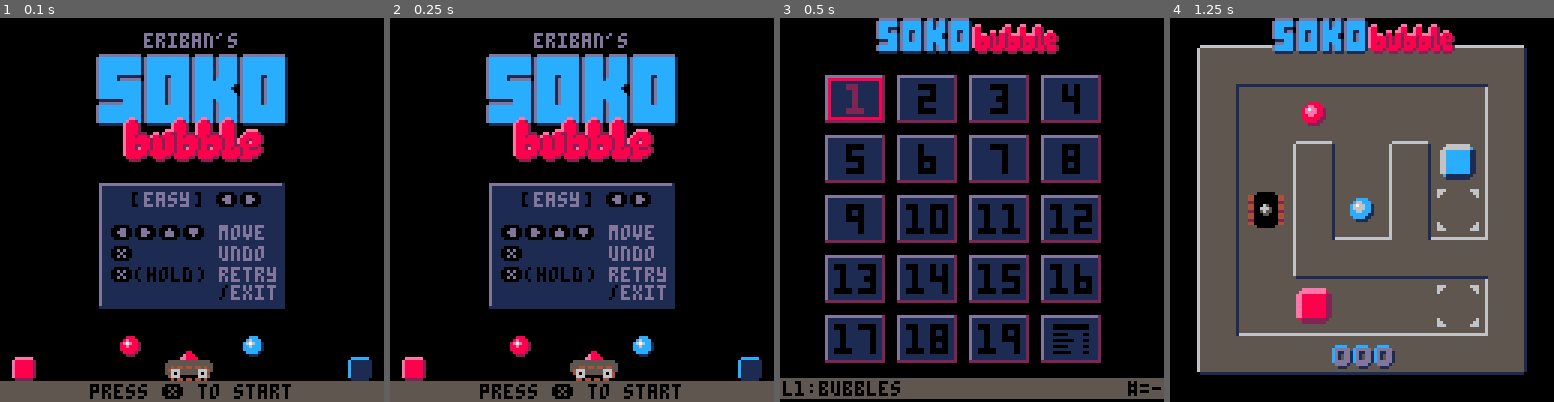
Above: before the commit, frames 1-4 (left to right).
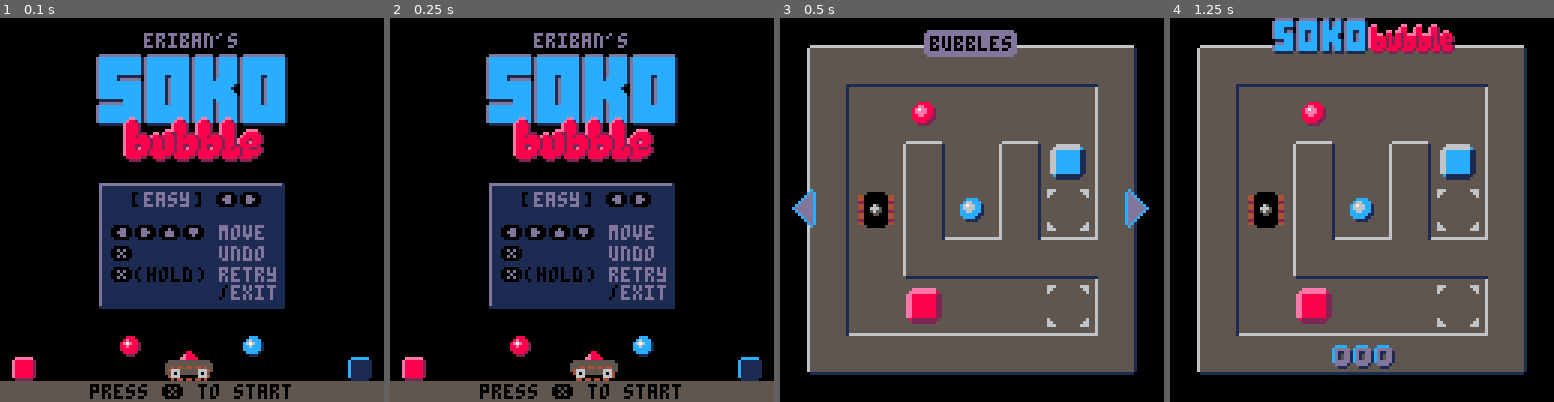
Above: after the commit, the same moments.

Repository: erwinbonsma/SokoBubbleP8
Game: PICO-8 cartridge sokobubble.p8
Two runs of this game, one before a commit and one after it. Both use one fixed random seed, a clock stepped at 60 frames per second and the inputs below.
Inputs:
- Up to frame 1 (0.1 s): no input
- Up to frame 2 (0.25 s): no input
- Up to frame 3 (0.5 s): tap X (X key) at 0.33 s
- Up to frame 4 (1.25 s): tap O (Z key) at 0.7 s; tap X (X key) at 1.07 s

Frames 1-2 are identical in both runs. In frame 3, 80% of the frame differs, in the area x 0-100%, y 0-100%; in frame 4, nothing differs.

Commit message:
Replace level menu by level preview with switch animation

Diff:
--- a/sokobubble.p8
+++ b/sokobubble.p8
@@ -481,108 +481,129 @@
  return dget(1+level_id(lvl_idx))
 end
 
+function draw_lvl_name(
+ lvl,y
+)
+ local s=lvl.lvl_def.name
+ local xmin=64-#s*2
+ local xmax=62+#s*2
+ rectfill(
+  xmin-2,y+1,xmax+2,y+7,13
+ )
+ line(xmin-1,y,xmax+1,y)
+ line(xmin-1,y+8,xmax+1,y+8)
+ print(s,xmin,y+2,0)
+end
+
+function level_switch_anim(args)
+ local state=args[1]
+
+ sfx(1)
+
+ for i=3,-8,-1 do
+  state.name_y=i
+  yield()
+ end
+ state.name_y=nil
+
+ for i=0,128,4 do
+  state.offset=i
+  yield()
+ end
+
+ for i=-7,3 do
+  state.name_y=i
+  yield()
+ end
+end
+
+function animate_lvl_switch(
+ lvl_l,lvl_r,l2r
+)
+ local state={offset=0}
+ local anim=cowrap(
+  "level_switch",
+  level_switch_anim,
+  state
+ )
+ anim.draw=function()
+  local offset=(
+   l2r and state.offset
+   or 128-state.offset
+  )
+
+  lvl_l:draw(-offset)
+  lvl_r:draw(128-offset)
+
+  if state.name_y then
+   local lvl=(
+    offset<64 and lvl_l or lvl_r
+   )
+   draw_lvl_name(
+    lvl,state.name_y
+   )
+  end
+ end
+
+ return anim
+end
+
 levelmenu={}
 function levelmenu:new()
  local o=new_object(self)
 
- o.ncols=4
- o.nrows=(
-  #level_defs+o.ncols-1
- )\o.ncols
- o.cx=0
- o.cy=0
+ o.lvl=level:new(1)
 
  return o
 end
 
-function levelmenu:_lvl_idx(x,y)
- local idx=1+y*4+x
- if idx>#level_defs then
-  idx=nil
- end
- return idx
-end
-
 function levelmenu:update()
- local cx=self.cx
- local cy=self.cy
-
+ if self.anim then
+  if coinvoke(self.anim) then
+   self.anim=nil
+  end
+  return
+ end
+
+ if btnp(❎) then
+  start_level(self.lvl.idx)
+  return
+ end
+
+ local max_idx=_stats.max_lvl_idx
  if btnp(➡️) then
-  cx=(cx+1)%self.ncols
+  local nxt_lvl=level:new(
+   1+(self.lvl.idx)%max_idx
+  )
+  self.anim=animate_lvl_switch(
+   self.lvl,nxt_lvl,true
+  )
+  self.lvl=nxt_lvl
  elseif btnp(⬅️) then
-  cx=(cx+self.ncols-1)%self.ncols
- elseif btnp(⬆️) then
-  cy=(cy+self.nrows-1)%self.nrows
- elseif btnp(⬇️) then
-  cy=(cy+1)%self.nrows
- else
-  if btnp(❎) then
-   local lvl_idx=self:_lvl_idx(
-    cx,cy
-   )
-   if lvl_idx<#level_defs then
-    start_level(lvl_idx)
-   else
-    scene=_statsview
-   end
-  end
-  return
- end
-
- local lvl_idx=self:_lvl_idx(
-  cx,cy
- )
- if lvl_idx==nil then
-  sfx(1)
-  return
- end
- if (
-  lvl_idx<=_stats.max_lvl_idx
- ) then
-  sfx(0)
-  self.cx=cx
-  self.cy=cy
- else
-  sfx(1)
-  return
- end
+  local nxt_lvl=level:new(
+   1+(
+    self.lvl.idx+max_idx-2
+   )%max_idx
+  )
+  self.anim=animate_lvl_switch(
+   nxt_lvl,self.lvl,false
+  )
+  self.lvl=nxt_lvl
+ end
+ self.lvl.hide_score=true
 end
 
 function levelmenu:draw()
  cls()
 
- spr(134,32,0,8,2)
-
- for i=1,#level_defs do
-  local row=(i-1)\self.ncols
-  local col=(i-1)%self.ncols
-
-  local x=col*24+16
-  local y=row*20+20
-  local focus=(
-   col==self.cx and row==self.cy
-  )
-
-  rect3d(x,y,x+17,y+13,1,13,2)
-
-  local s=""..i
-  local c=0
-  if i==_stats.max_lvl_idx then
-   c=2
-  elseif i<_stats.max_lvl_idx then
-   c=12
-  end
-  if i<#level_defs then
-   printbig(s,x+10-#s*4,y+2,c)
-  else
-   pal(5,c)
-   spr(142,x+1,y+1,2,2)
-   pal()
-  end
-  if focus then
-   draw_level_info(i,120)
-   rect(x,y,x+17,y+13,8)
-  end
+ if self.anim then
+  self.anim:draw()
+ else
+  self.lvl:draw()
+  draw_lvl_name(self.lvl,4)
+
+  spr(142,4,56,1,2)
+  spr(143,115,56,1,2)
  end
 end
 
@@ -1066,7 +1087,7 @@
  end
 end
 
-function player:draw(lvl)
+function player:draw(x0,y0)
  local d=(self.rot%90+15)\30
  local o=(self.rot%180)\90
  local si
@@ -1097,10 +1118,7 @@
  end
 
  spr(
-  si,
-  lvl.sx0+self.sx,
-  lvl.sy0+self.sy,
-  2,2
+  si,x0+self.sx,y0+self.sy,2,2
  )
  pal()
 end
@@ -1211,11 +1229,15 @@
  return s
 end
 
-function level:_draw_floor()
+function level:_draw_floor(
+ x0,y0
+)
+ local xmax=x0+self.ncols*16-1
+ local ymax=y0+self.nrows*16-1
  for x=0,self.ncols-1 do
+  local sx=x0+x*16
   for y=0,self.nrows-1 do
-   local sx=self.sx0+x*16
-   local sy=self.sy0+y*16
+   local sy=y0+y*16
 
    local si=self:_sprite(x,y)
    if si==34 then
@@ -1223,7 +1245,10 @@
     --use padding to also fix
     --nearby beveled corners
     rectfill(
-     sx-8,sy-8,sx+24,sy+24,0
+     max(x0,sx-8),
+     max(y0,sy-8),
+     min(xmax,sx+24),
+     min(ymax,sy+24),0
     )
    elseif fget(si,flag_tgt) then
     local c=tgt_color(si)
@@ -1244,11 +1269,13 @@
  end
 end
 
-function level:_draw_walls()
+function level:_draw_walls(
+ x0,y0
+)
  for x=0,self.ncols-1 do
+  local sx=x0+x*ss
   for y=0,self.nrows-1 do
-   local sx=self.sx0+x*ss
-   local sy=self.sy0+y*ss
+   local sy=y0+y*ss
 
    local si=self:_sprite(x,y)
    if fget(si,flag_wall) then
@@ -1270,13 +1297,15 @@
  end
 end
 
-function level:_draw_score()
+function level:_draw_score(
+ x_offset
+)
  if self.lvl_def.hide_score then
   return
  end
 
  local s=self.mov_cnt
- local x=67
+ local x=67+x_offset
  local y=53+8*self.nrows
 
  local hi=stats:get_hi(self.idx)
@@ -1303,7 +1332,9 @@
  pal()
 end
 
-function level:_draw_boxes()
+function level:_draw_boxes(
+ x0,y0
+)
  for box in all(self.boxes) do
   local c
   if (
@@ -1318,53 +1349,50 @@
   end
   bubble_pal(c)
   spr(
-   160,
-   self.sx0+box.sx,
-   self.sy0+box.sy,
-   2,2
+   160,x0+box.sx,y0+box.sy,2,2
   )
  end
  bubble_pal()
 end
 
-function level:draw_bubbles()
+function level:_draw_bubbles(
+ x0,y0
+)
  for x=0,self.ncols-1 do
   for y=0,self.nrows-1 do
    local si=self:_sprite(x,y)
    if fget(si,flag_bub) then
     bubble_pal(bub_color(si))
-    spr(
-     12,
-     self.sx0+x*ss+4,
-     self.sy0+y*ss+4
-    )
+    spr(12,x0+x*ss+4,y0+y*ss+4)
    end
   end
  end
 end
 
-function level:draw()
+function level:draw(x_offset)
+ x_offset=x_offset or 0
+ local x0=self.sx0+x_offset
+ local y0=self.sy0
  pal(15,1)
  if (
   not self.lvl_def.no_floor
  ) then
   rectfill(
-   self.sx0+8,
-   self.sy0+8,
-   self.sx0+self.ncols*ss-8,
-   self.sy0+self.nrows*ss-8,
+   x0+8,y0+8,
+   x0+self.ncols*ss-8,
+   y0+self.nrows*ss-8,
    5
   )
  end
- self:_draw_floor()
- self:_draw_walls()
- self:_draw_score()
- self:_draw_boxes()
- self.player:draw(self)
- self:draw_bubbles()
+ self:_draw_floor(x0,y0)
+ self:_draw_walls(x0,y0)
+ if not self.hide_score then
+  self:_draw_score(x_offset)
+ end
+ self:_draw_boxes(x0,y0)
+ self.player:draw(x0,y0)
+ self:_draw_bubbles(x0,y0)
  pal()
-
- spr(134,34,0,8,2)
 end
 
 function level:is_done()
@@ -1590,6 +1618,7 @@
  cls(0)
 
  self.level:draw()
+ spr(134,34,0,8,2)
 
  if self.anim!=nil then
   self.anim.draw()
Not shown, changed: 20 lines of the sprite sheet (__gfx__) section of sokobubble.p8
